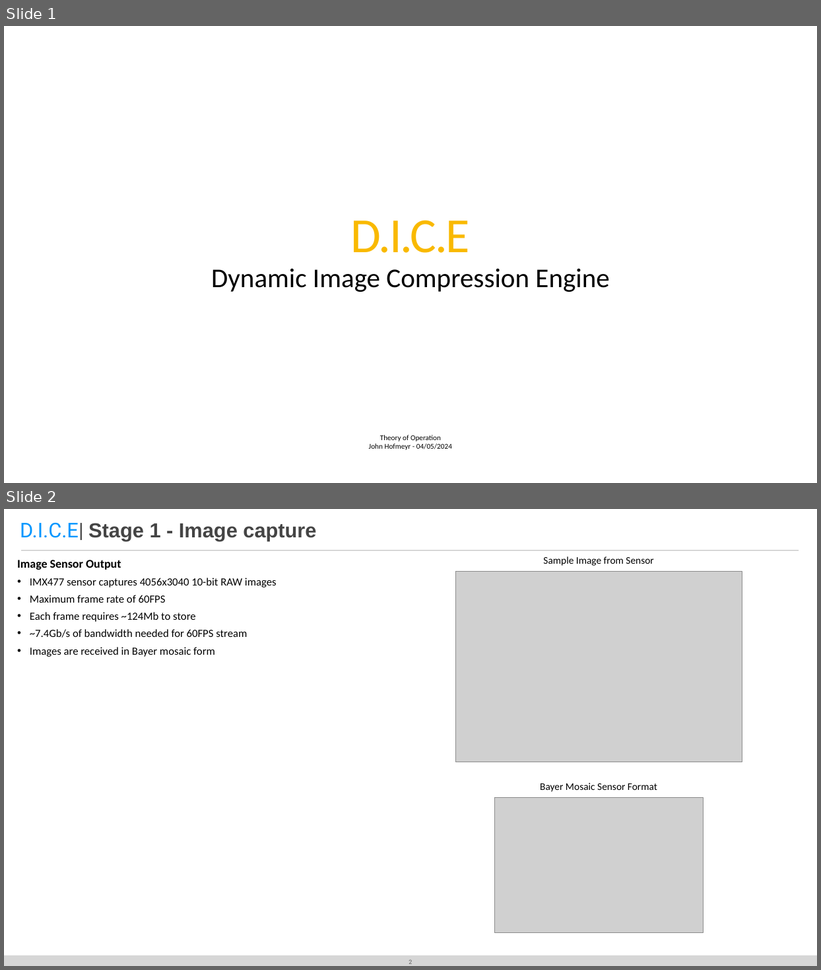
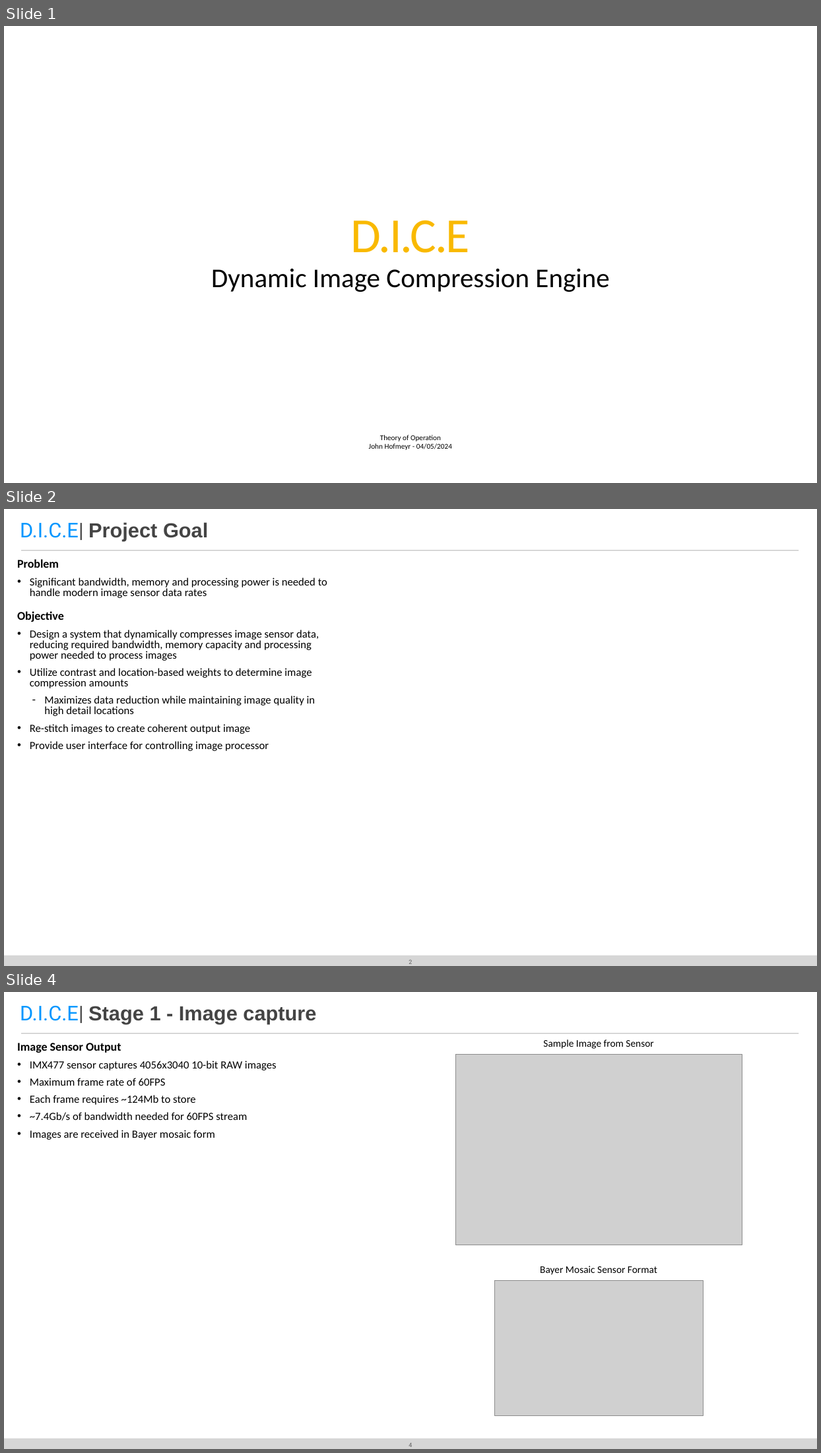
Before and after one commit to DergLabs/DICE, a slide deck: Hardware/Diagrams/DICE Theory of Operation Slides.pptx. Shown one above the other, each under a label of ours: slides 1 and 2 before the commit, slides 1, 2 and 4 after it; the slides between them are not shown. The pictures are 821x970 and 821x1453 pixels, drawn with LibreOffice and Linux fonts; fonts in the diff are those of the drawing; grey boxes stand for pictures. Boxes give left, top, right and bottom in pixels: in the first picture for what was removed or moved away, otherwise in the second. Text is boxed around its words. In the diff, an @@ line names an element or a change of style, - is before the commit and + after.

```diff
--- a/Hardware/Diagrams/DICE Theory of Operation Slides.pptx
+++ b/Hardware/Diagrams/DICE Theory of Operation Slides.pptx
@@ slide 2 added at (x1=4, y1=509, x2=817, y2=966), background #FFFFFF; not listed: 2 template elements that a slide beside it also shows @@
@@ text added at (x1=20, y1=522, x2=208, y2=541), 48 pt, text #444444, bold @@
+D.I.C.E| Project Goal
@@ text added at (x1=17, y1=559, x2=327, y2=751), 26 pt, text #000000 @@
+Problem
+• Significant bandwidth, memory and processing power is needed to handle modern image sensor data rates
+Objective
+• Design a system that dynamically compresses image sensor data, reducing required bandwidth, memory capacity and processing power needed to process images
+• Utilize contrast and location-based weights to determine image compression amounts
+  – Maximizes data reduction while maintaining image quality in high detail locations
+• Re-stitch images to create coherent output image
+• Provide user interface for controlling image processor
@@ page number added at (x1=409, y1=960, x2=412, y2=964), 14 pt, text #5E5E5E @@
+2
@@ what was slide 2 is now slide 4 @@
@@ page number at (x1=409, y1=1443, x2=412, y2=1447): text changed @@
-2
+4
```
Also in this commit, not shown: 3 other slides added, 1 other file.
